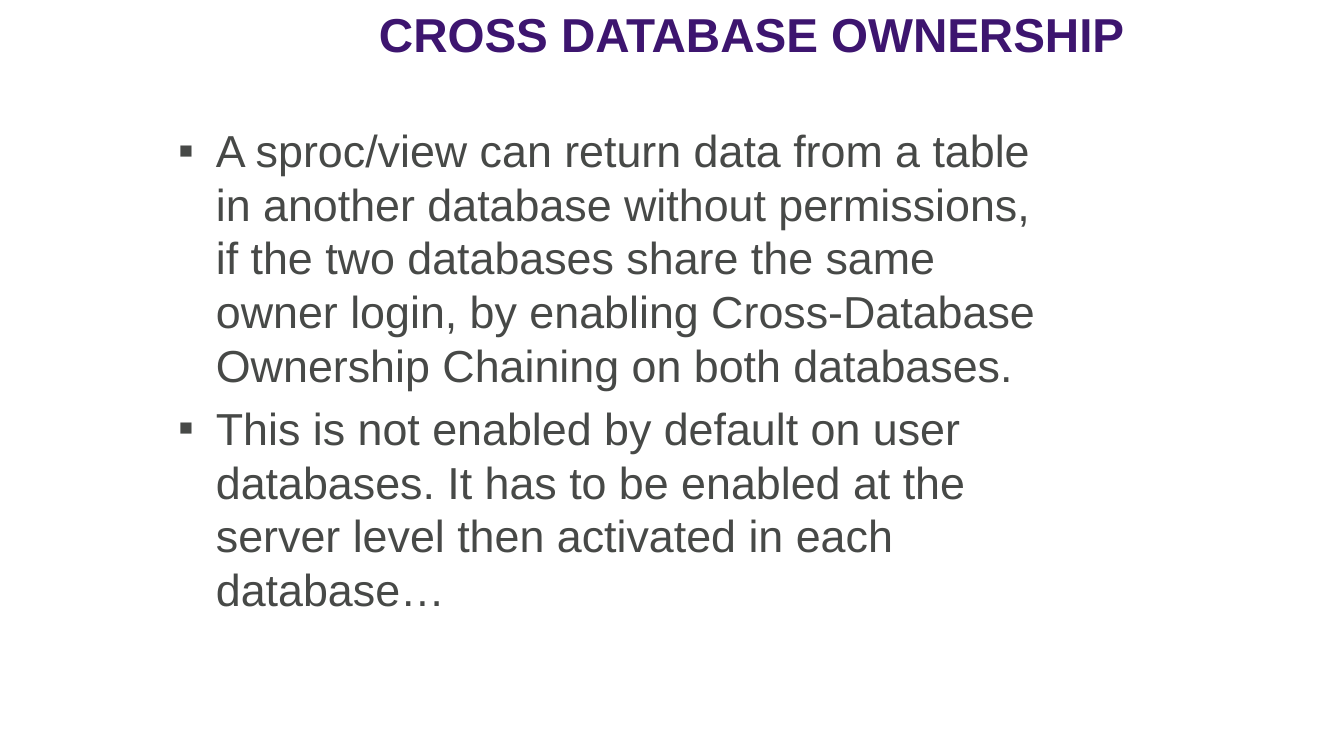
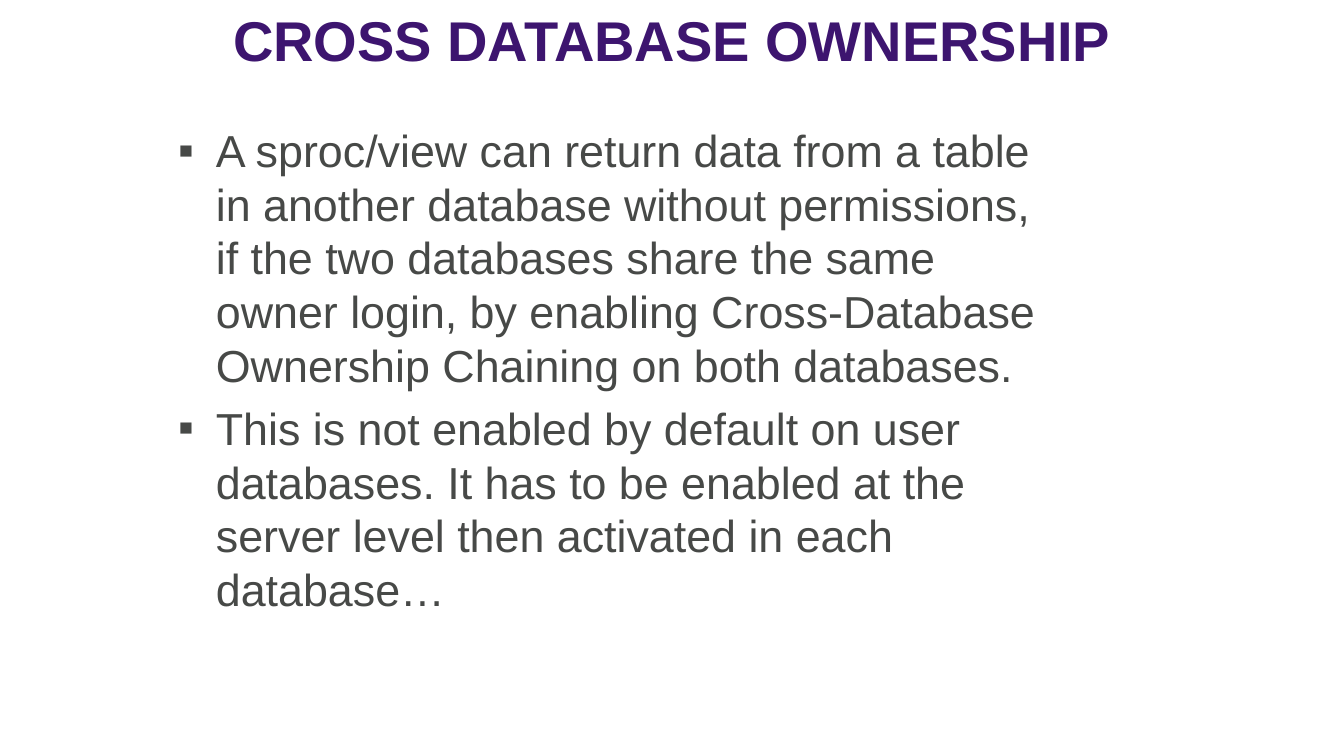
Before and after one commit to williamadba/Public-Presentations, a slide deck: slide 61 of SQLSat Dallas 2019/SQLSat Dallas 2019 SQL Security Principals and Permissions 101.pptx (slide 59 before the commit). Drawn at 1344x756 pixels with LibreOffice and Linux fonts; fonts in the diff are those of the drawing. Boxes give left, top, right and bottom in pixels: in the first picture for what was removed or moved away, otherwise in the second. Text is boxed around its words. In the diff, an @@ line names an element or a change of style, - is before the commit and + after.

```diff
--- a/SQLSat Dallas 2019/SQLSat Dallas 2019 SQL Security Principals and Permissions 101.pptx
+++ b/SQLSat Dallas 2019/SQLSat Dallas 2019 SQL Security Principals and Permissions 101.pptx
@@ text "CROSS DATABASE OWNERSHIP": place and size @@
-text "CROSS DATABASE OWNERSHIP" at [379,18,1124,53]
+text "CROSS DATABASE OWNERSHIP" at [233,22,1110,62]
@@ text "CROSS DATABASE OWNERSHIP" at [233,22,1110,62]: size 34 to 40 pt; more space between paragraphs @@
```
Also in this commit, not shown: 11 other slides changed, 3 slides added, 1 other file.
